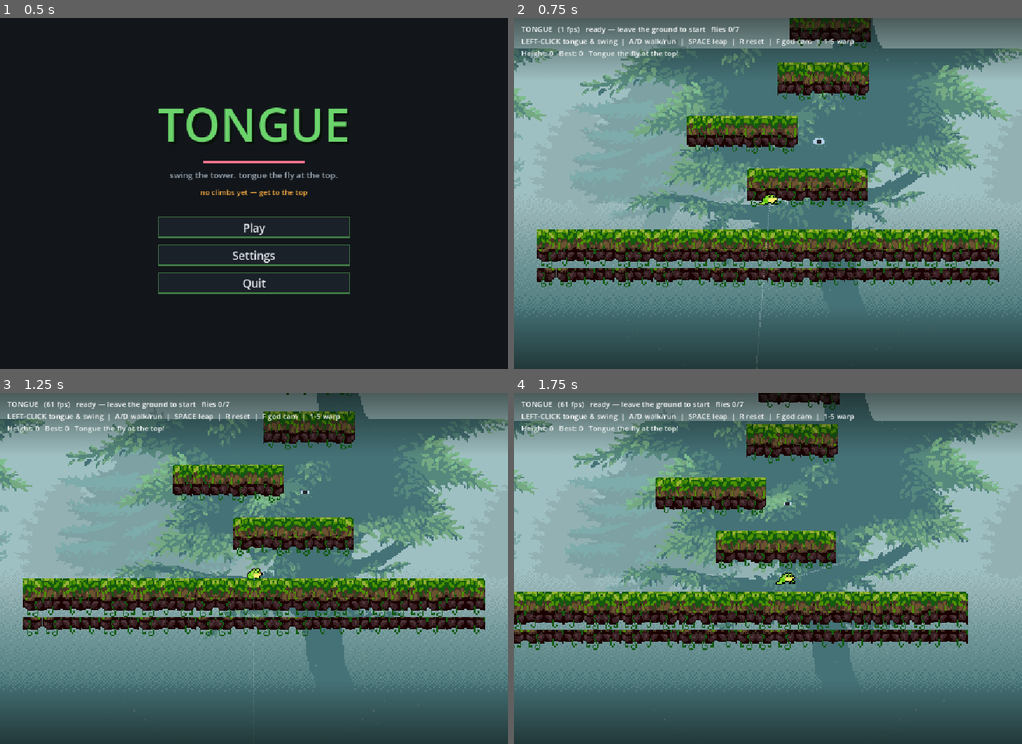
Above: before the commit, frames 1-4 (two rows, left to right).
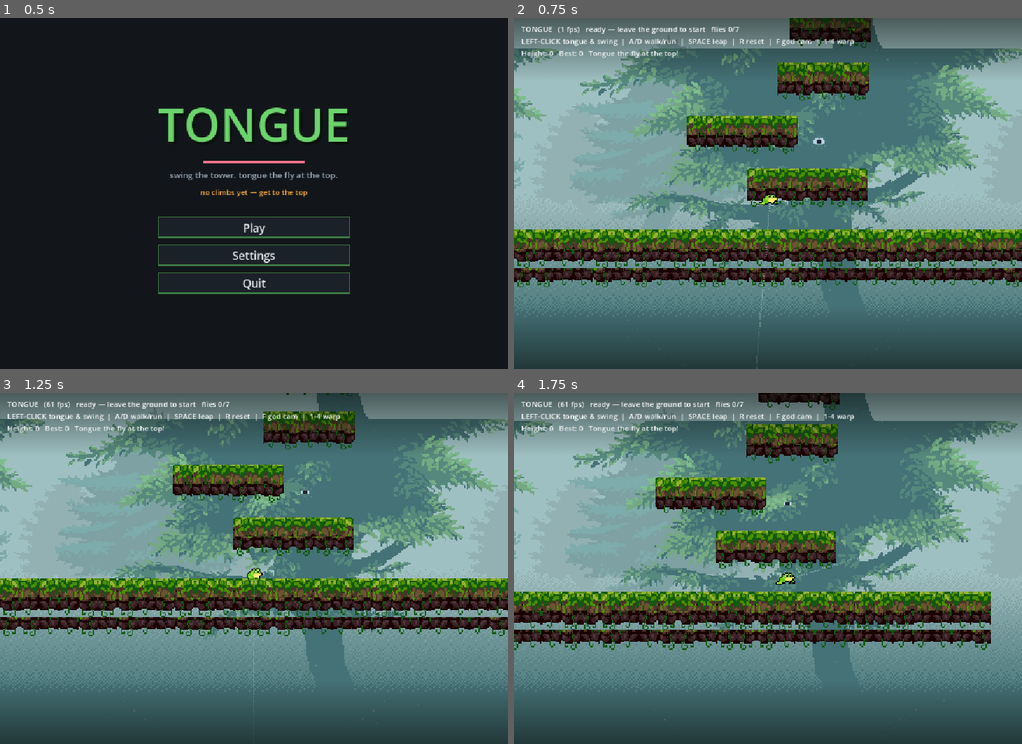
Above: after the commit, the same moments.

Repository: asg86260/Tongue
Game: Godot game, scene res://Title.tscn
Two runs of this game, one before a commit and one after it. Both use one fixed random seed, a clock stepped at 60 frames per second and the inputs below.
Inputs (mouse positions are in pixels of both pictures, inside the frame that each line leads up to):
- Up to frame 1 (0.5 s): no input
- Up to frame 2 (0.75 s): click "Play" at 0.5 s
- Up to frame 3 (1.25 s): no input
- Up to frame 4 (1.75 s): tap Enter at 1.25 s; move the mouse to (879, 550) at 1.27 s; hold D (move_right) from 1.28 s (still down); hold Space (jump) from 1.28 s (still down); click (879, 550) at 1.42 s

Frame 1 is identical in both runs. In frame 2, 8.7% of the frame differs, in the area x 0-100%, y 5-77%; in frame 3, 8.5%; in frame 4, 8.1%.

Commit message:
Rework tower into 4 biomes with soft-checkpoint fall architecture
Woods -> Ruins -> Cliffs -> Peak. Each biome opens with a WIDE floor ledge that
catches falls (soft checkpoint, hard to fall past), then a risky stretch of
narrow ledges/swings over the void, then a commit up to the next floor. Falling
off a floor edge drops a whole biome (punishing). Checkpoint floors are the warp
targets (keys 1-4).

Co-Authored-By: Claude Opus 4.8 <noreply@anthropic.com>

Diff:
--- a/Game.gd
+++ b/Game.gd
@@ -597,4 +597,4 @@
 			return
 		var clock := "ready — leave the ground to start" if not run_started else "%.2fs" % run_time
 		var banner := "★ NEW BEST ★\n" if best_flash > 0.0 else ""
-		label.text = "%sTONGUE   (%d fps)   %s   flies %d/%d\nLEFT-CLICK tongue & swing  |  A/D walk/run  |  SPACE leap  |  R reset  |  F god cam  |  1-5 warp\nHeight: %d   Best: %d   Tongue the fly at the top!" % [banner, Engine.get_frames_per_second(), clock, fly_count, fly_total, _height(), int(best)]
+		label.text = "%sTONGUE   (%d fps)   %s   flies %d/%d\nLEFT-CLICK tongue & swing  |  A/D walk/run  |  SPACE leap  |  R reset  |  F god cam  |  1-4 warp\nHeight: %d   Best: %d   Tongue the fly at the top!" % [banner, Engine.get_frames_per_second(), clock, fly_count, fly_total, _height(), int(best)]
--- a/LevelData.gd
+++ b/LevelData.gd
@@ -1,100 +1,102 @@
 extends RefCounted
 
-# Pure level DATA — no engine logic lives here. Edit the tower by editing numbers.
-# A level is:
-#   spawn:     Vector2 where the frog starts
-#   ground:    [x, y, w, h] the starting floor
-#   goal:      Vector2 where the fly sits (the top)
-#   platforms: [x, y, w, h] standable grab ledges (purple)
-#   perches:   [x, y, w, h] wide safe rests between sections (green)
-#   anchors:   [x, y, r]    grapple-ONLY knobs you can't stand on (amber rings)
-#   ceilings:  [x, y, w, h] overhead slabs you grapple the underside of (stone)
-#   flies:     [x, y]       optional collectibles, snag with the tongue
-# Design rules of thumb (match the validated feel — don't make it globally harder):
-#   gaps ~190-260 vertical, offsets within MAX_LEN (400). Each ledge is both an anchor
-#   to swing from AND a spot to land on (landing recharges your one tongue).
+# Pure level DATA — no engine logic here. Edit the tower by editing numbers.
+# 100px = 1m. Jump apex ≈ 1.4m (142px). Tongue reach = MAX_LEN (400px).
+#
+# FOUR BIOMES, each built on the same rhythm — land safe → climb risk → commit:
+#   1. SOFT CHECKPOINT: a WIDE floor ledge at the biome's base catches almost any
+#      fall in that biome, so a slip costs the biome at most, never the whole climb.
+#   2. RISKY STRETCH: narrow ledges + grapple swings over the void back down to that
+#      floor. The higher you get in a biome, the more a miss costs.
+#   3. COMMIT: a leap/swing up onto the NEXT biome's floor.
+# Falling off a floor's edge drops you a whole biome (the punishing fall).
+#
+# Biome bands (height m / world y):
+#   Woods  0–13   (y 80 .. -1340)   jump-only, gentle, organic
+#   Ruins  13–27  (-1340 .. -2740)  grapple swings begin
+#   Cliffs 27–40  (-2740 .. -4040)  long swings, an overhang, a traverse
+#   Peak   40–51  (-4040 .. -5120)  sparse, precise, the summit fly
+#
+# "perches" are the wide checkpoint floors + the summit (also the warp targets, keys 1–4).
 
 static func tower() -> Dictionary:
-	# DIFFICULTY CURVE (100px = 1m; jump apex ≈ 1.4m, tongue reach = MAX_LEN 400):
-	#   0–20m  : every rise ≤ ~135px so a NORMAL JUMP clears it. Wide ledges, gentle
-	#            zigzag that slowly widens + narrows — no grapple-only anchors yet.
-	#   20–30m : gaps grow past jump range (forcing grapples) + the first knob swings.
-	#   30–43m : full swings — an overhang to grapple under, a lateral traverse, narrower.
-	#   43–51m : climax — sparse knobs, narrowest ledges, the summit fly.
-	# "perches" are the band-boundary landings (also the dev warp targets, keys 1–5).
-	# Every grapple distance below is < MAX_LEN, and stays so on purpose.
 	return {
 		"spawn": Vector2(0, -40),
-		"ground": [0, 80, 1000, 60],
+		"ground": [0, 80, 1100, 60],          # the Woods floor (full width)
 		"goal": Vector2(40, -5120),
 		"perches": [
-			[   0, -1050, 240, 40],   # 1: ~10m breather
-			[ -20, -2000, 200, 40],   # 2: ~20m — end of the easy jump section
-			[  40, -3060, 190, 40],   # 3: ~30m — after the first swings
-			[  40, -4480, 180, 40],   # 4: ~44m — after the traverse
-			[  40, -5020, 150, 36],   # 5: ~50m — summit landing under the fly
+			[ 100, -1340, 700, 44],            # 1: Ruins floor  (~13m checkpoint)
+			[   0, -2740, 700, 44],            # 2: Cliffs floor (~27m checkpoint)
+			[  50, -4040, 600, 44],            # 3: Peak floor   (~40m checkpoint)
+			[  40, -5020, 220, 36],            # 4: Summit landing (~50m)
 		],
 		"platforms": [
-			# --- 0–20m: JUMP-ONLY, but ORGANIC. Every rise stays ≤130px (under the ~142px
-			#     jump apex) and offsets ≤160px, yet the rhythm varies — same-side step-ups,
-			#     swings back across, the odd left run, varied widths. Tongue optional. ---
+			# --- WOODS 0–13m: jump-only, organic (rises ≤130, offsets ≤160) ---
 			[  85,  -65, 260, 36],
 			[ -55, -180, 240, 36],
 			[ 120, -295, 200, 34],
-			[ 135, -410, 175, 34],   # small step-up on the same side
-			[ -45, -525, 250, 36],   # swing back across to a wide rest
-			[-185, -640, 180, 32],   # reach out left
+			[ 135, -410, 175, 34],   # same-side step-up
+			[ -45, -525, 250, 36],   # swing back across, wide
+			[-185, -640, 180, 32],   # reach left
 			[ -50, -755, 215, 32],
 			[ 110, -870, 185, 30],
 			[  20, -985, 200, 30],
-			# (perch 1 at -1050)
-			[ -95, -1170, 200, 32],
-			[-185, -1290, 175, 30],  # short left run
-			[ -30, -1410, 220, 32],
-			[ 130, -1530, 180, 30],
-			[  40, -1650, 205, 30],
-			[-110, -1770, 190, 30],
-			[  50, -1890, 210, 30],
-			# (perch 2 at -2000)
-			# --- 20–30m: bigger gaps (grapple) + first knob swings ---
-			[-160, -2190, 170, 30],
-			[ 180, -2460, 160, 28],
-			[-150, -2640, 150, 28],
-			[ 190, -2920, 150, 28],
-			# (perch 3 at -3060)
-			# --- 30–43m: overhang + lateral traverse, narrower ---
-			[ 260, -3320, 140, 26],   # land off the overhang swing
-			[-110, -3640, 130, 26],
-			[ 130, -3800, 130, 26],
-			[ 380, -3920, 140, 26],   # traverse right...
-			[ 620, -4030, 140, 28],
-			[ 250, -4320, 130, 24],
-			# (perch 4 at -4480)
-			# --- 43–51m: climax, narrowest ledges to the summit ---
-			[ 140, -4790, 120, 24],
+			[ -90, -1110, 200, 32],
+			[  60, -1230, 200, 32],  # last woods ledge — jump up onto the Ruins floor
+			# --- RUINS 13–27m: narrow ledges + knob swings over the floor ---
+			[ 380, -1500, 150, 28],
+			[-120, -1660, 150, 28],
+			[ 200, -1830, 140, 28],
+			[-180, -2000, 140, 28],
+			[ 120, -2180, 140, 26],
+			[ -80, -2360, 150, 28],
+			[ 180, -2540, 140, 26],
+			[ -40, -2640, 160, 28],  # top of Ruins — commit up to the Cliffs floor
+			# --- CLIFFS 27–40m: an overhang, long swings, a rightward traverse ---
+			[ 250, -2900, 140, 26],
+			[-180, -3120, 140, 26],
+			[ 120, -3300, 130, 26],
+			[ 380, -3440, 140, 26],
+			[ 600, -3580, 150, 28],  # traverse far right
+			[ 380, -3760, 130, 24],
+			[ 130, -3900, 140, 26],
+			[ -60, -3960, 150, 26],  # top of Cliffs — commit up to the Peak floor
+			# --- PEAK 40–51m: sparse, narrowest, to the summit ---
+			[-120, -4220, 120, 24],
+			[ 200, -4400, 120, 24],
+			[ -60, -4580, 120, 24],
+			[ 120, -4760, 120, 24],
+			[ -40, -4900, 130, 24],
 		],
 		"anchors": [
-			# 20–30m knobs
-			[  50, -2320, 16],
-			[  10, -2780, 16],
-			# 30–43m knobs
-			[  90, -3500, 18],
-			[ 470, -4200, 16],
-			# climax knobs
-			[-120, -4650, 18],
-			[  10, -4930, 16],
+			# Ruins knobs
+			[ 200, -1420, 16],
+			[ -20, -1740, 18],
+			[  60, -2090, 16],
+			[-130, -2470, 16],
+			# Cliffs knobs
+			[ 180, -2860, 18],
+			[  30, -3180, 16],
+			[ 500, -3460, 16],
+			[ 620, -3700, 16],
+			[ 240, -3840, 18],
+			# Peak knobs
+			[  30, -4320, 18],
+			[  80, -4500, 16],
+			[  20, -4680, 16],
+			[ -60, -4830, 18],
 		],
 		"ceilings": [
-			[ 150, -3180, 260, 28],   # the overhang you grapple the underside of (~31m)
+			[ 100, -3000, 280, 28],            # Cliffs overhang (grapple the underside)
 		],
-		# collectible flies — optional, on risky/offline spots
+		# collectible flies — optional, on risky/offline lines
 		"flies": [
-			[ 110, -140],    # START: a freebie to teach the catch
-			[   0, -880],    # near the first breather
-			[-130, -1280],   # mid easy section
-			[  90, -2380],   # 20m+ near the first knob
-			[ 300, -3320],   # overhang area
-			[ 620, -4000],   # far end of the traverse
-			[ 140, -4750],   # climax detour
+			[ 110, -140],    # Woods: freebie at the start
+			[ -50, -700],    # Woods
+			[ 380, -1560],   # Ruins
+			[-180, -2060],   # Ruins
+			[ 300, -3320],   # Cliffs
+			[ 600, -3640],   # Cliffs far traverse
+			[ 120, -4820],   # Peak
 		],
 	}
